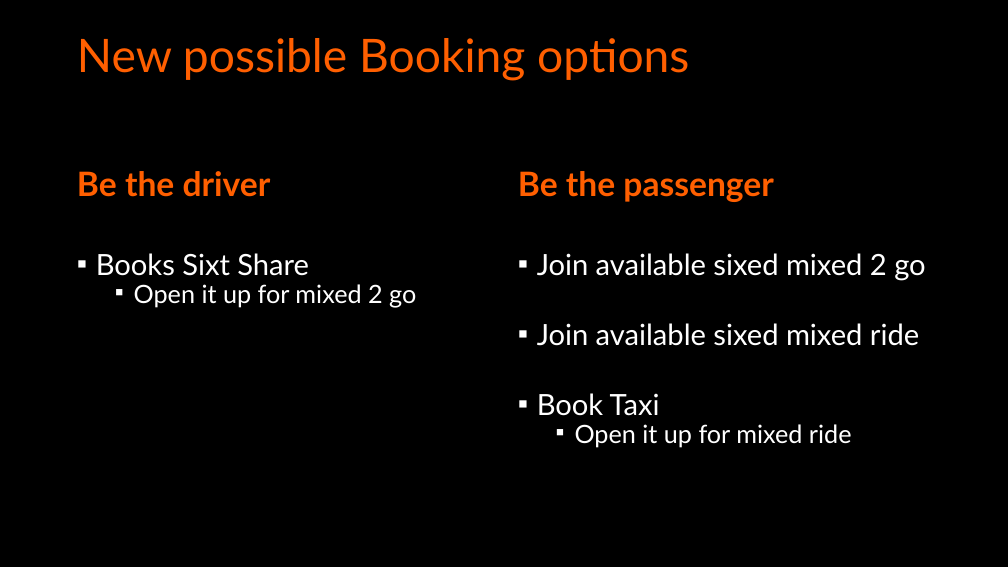
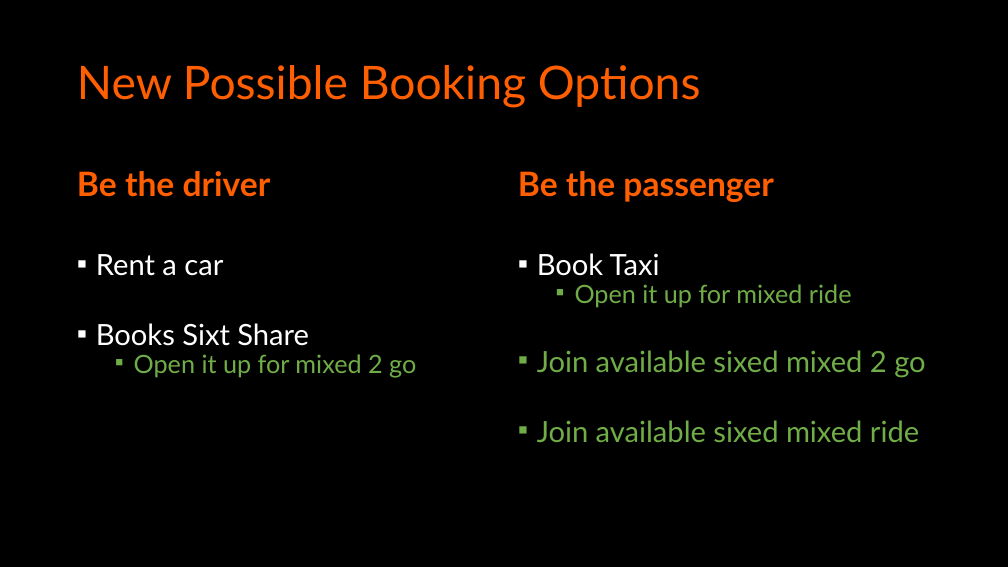
Before and after one commit to travistang/SixtMixed, a slide deck: slide 5 of Presentation.pptx. Drawn at 1008x567 pixels with LibreOffice and Linux fonts; fonts in the diff are those of the drawing. Boxes give left, top, right and bottom in pixels: in the first picture for what was removed or moved away, otherwise in the second. Text is boxed around its words. In the diff, an @@ line names an element or a change of style, - is before the commit and + after.

```diff
--- a/Presentation.pptx
+++ b/Presentation.pptx
@@ title at (77, 65, 701, 108): text changed @@
-New possible Booking options
+New Possible Booking Options
@@ text at (96, 254, 223, 276): paragraph added @@
+▪ Rent a car
@@ text at (537, 253, 852, 307): paragraphs added @@
+▪ Book Taxi
+  ▪ Open it up for mixed ride
@@ text at (134, 354, 416, 377): text colour #FFFFFF to #70AD47 in "Open it up for mixed 2 go" @@
@@ text at (537, 350, 925, 442): text colour #FFFFFF to #70AD47 in "Join available sixed mixed 2 go", "Join available sixed mixed ride" @@
@@ text at (537, 393, 852, 447): paragraphs removed @@
-▪ Book Taxi
-  ▪ Open it up for mixed ride
```
Also in this commit, not shown: 5 other slides changed, 1 other file.
